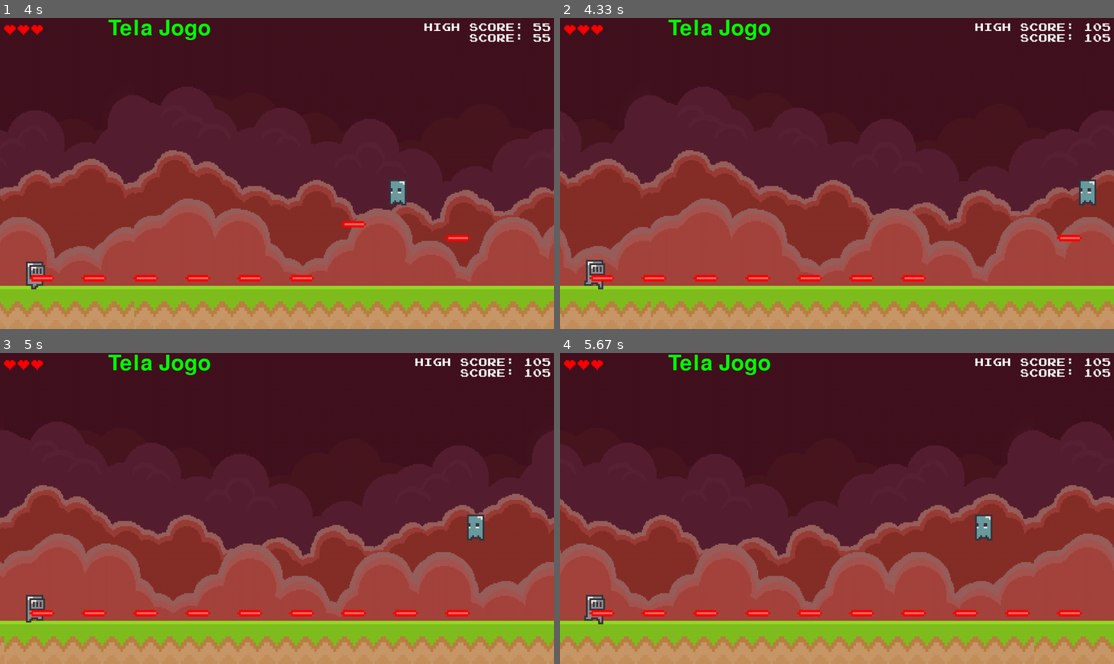
Above: before the commit, frames 1-4 (two rows, left to right).
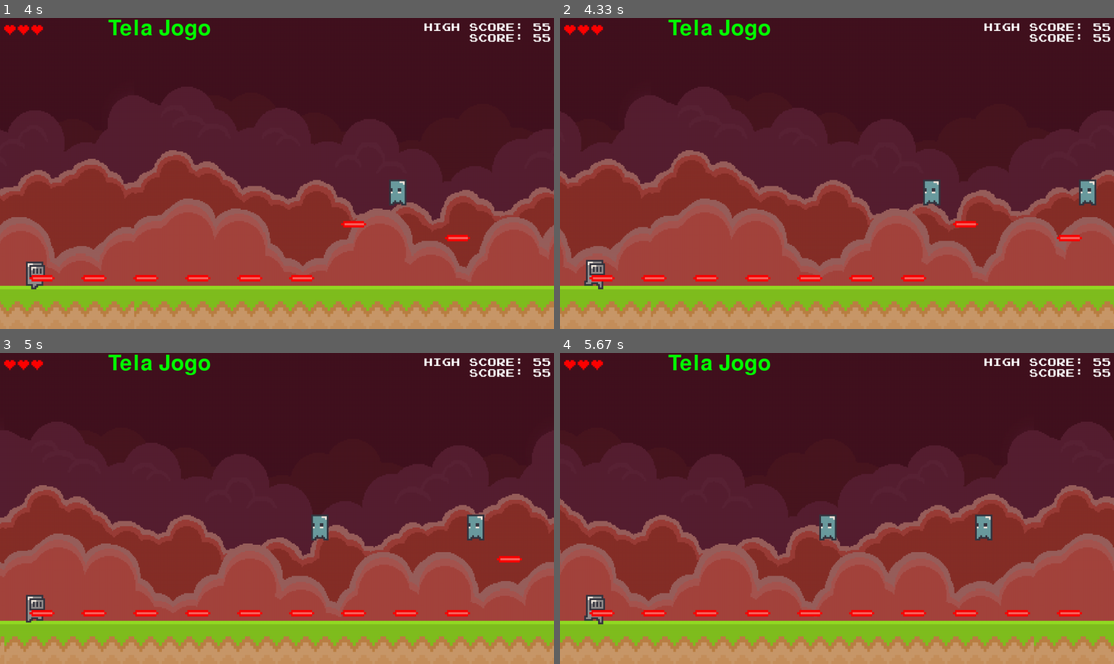
Above: after the commit, the same moments.

Repository: insper-classroom/devlife-23-1-projeto-pygame-henrique-e-guilherme
Game: pygame game, started from jogo/funcoes/jogo.py
Same seed, same stepped clock (60 frames per second), same inputs: the game is played once before the commit and once after it.
Inputs (mouse positions are in pixels of both pictures, inside the frame that each line leads up to):
- Up to frame 1 (4 s): tap Space at 0.33, 0.73, 1.03 s; click (105, 126) at 1.22 s; click (481, 282) at 1.55 s; click (288, 67) at 1.88 s; click (249, 254) at 2.22 s; click (260, 120) at 2.55 s; click (199, 108) at 2.88 s; click (421, 145) at 3.22 s; click (448, 167) at 3.55 s; click (393, 117) at 3.88 s
- Up to frame 2 (4.33 s): click (676, 114) at 4.22 s
- Up to frame 3 (5 s): click (299, 496) at 4.55 s; click (116, 489) at 4.88 s
- Up to frame 4 (5.67 s): click (753, 598) at 5.22 s; click (670, 623) at 5.55 s

Frame 1 is identical in both runs. In frame 2, 0.8% of the frame differs, in the area x 65-98%, y 1-68%; in frame 3, 0.8%; in frame 4, 0.7%.

Commit message:
Arruma colisao tiro

Diff:
--- a/jogo/funcoes/classes.py
+++ b/jogo/funcoes/classes.py
@@ -244,7 +244,7 @@
                 self.texto_vidas = pygame.transform.scale_by(self.fonte2.render(chr(9829) * self.jogador.vidas, True, (255, 0, 0)), 1.5)
             if inimigo.rect.centerx <= -100:
                 self.lista_de_inimigos.remove(inimigo)
-            if pygame.sprite.spritecollide(inimigo, self.tiros, True):
+            if pygame.sprite.spritecollide(inimigo, self.tiros, True, pygame.sprite.collide_mask):
                 self.lista_de_inimigos.remove(inimigo)
                 Jogador().pontuou_som.play()
                 self.pontuacao += 50
@@ -355,7 +355,7 @@
             if event.key == pygame.K_SPACE:
 
                 #Faz o jogador pular
-                if self.rect.bottom >= 600:
+                if self.rect.bottom >= 610:
                     self.gravidade = -10
 
     def colisao_jogador(self,  inimigo):
